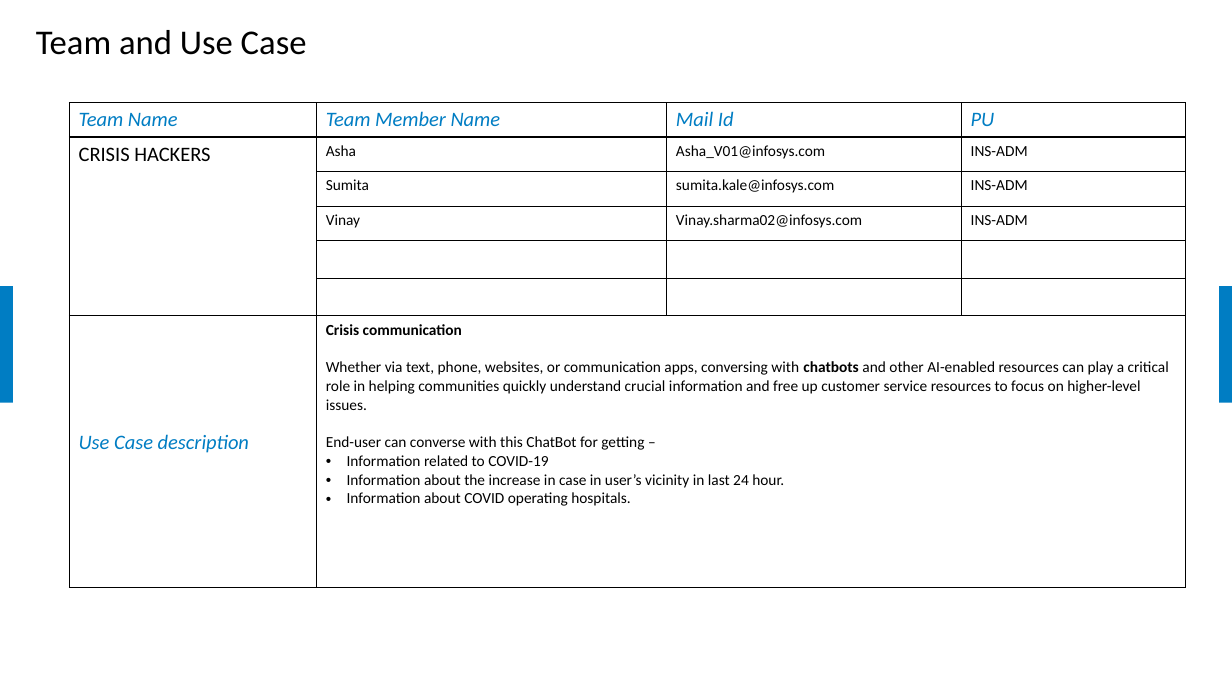
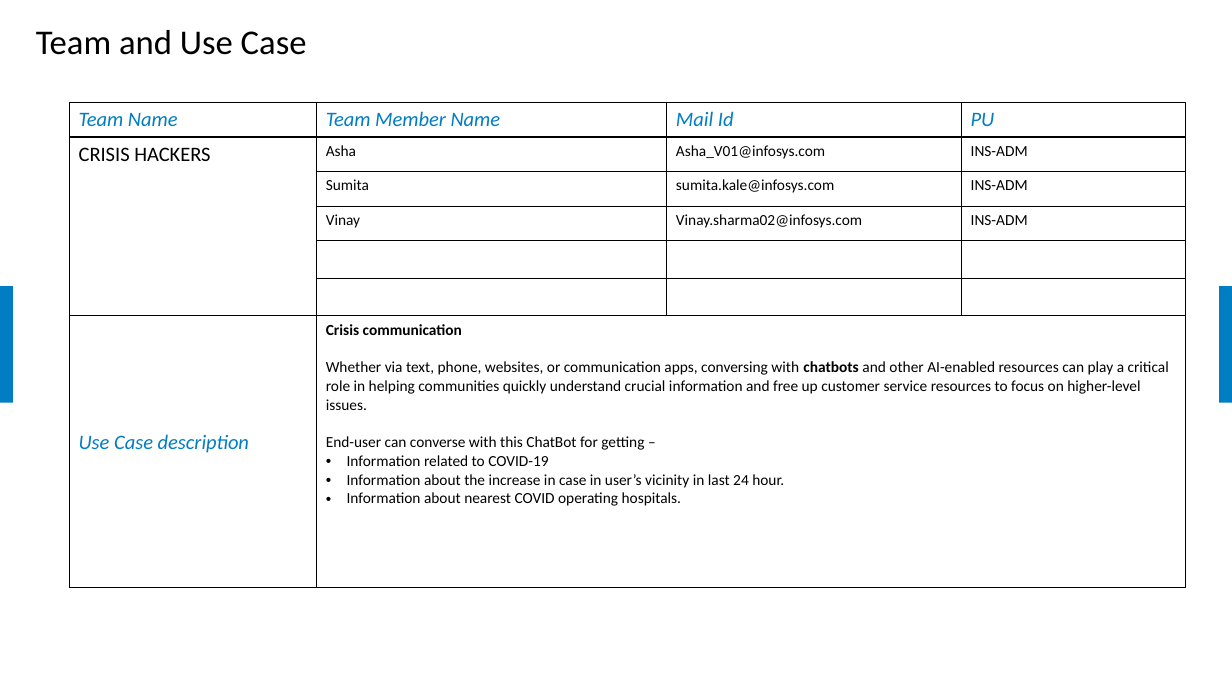
Before and after one commit to vs28031996/HackIt, a slide deck: slide 2 of Presentation/OpenHackwithIBM_Solution_v3.pptx. Drawn at 1232x693 pixels with LibreOffice and Linux fonts; fonts in the diff are those of the drawing; background and template pictures are left out. Boxes give left, top, right and bottom in pixels: in the first picture for what was removed or moved away, otherwise in the second. Text is boxed around its words. In the diff, an @@ line names an element or a change of style, - is before the commit and + after.

```diff
--- a/Presentation/OpenHackwithIBM_Solution_v3.pptx
+++ b/Presentation/OpenHackwithIBM_Solution_v3.pptx
@@ table at [69,103,1187,586] @@
-row 7, column 2: Crisis communication / Whether via text, phone, websites, or communication apps, conversing with chatbots and other AI-enabled resources can play a critical role in helping communities quickly understand crucial information and free up customer service resources to focus on higher-level issues. / End-user can converse with this ChatBot for getting – / Information related to COVID-19 / Information about the increase in case in user’s vicinity in last 24 hour. / Information about COVID operating hospitals.
+row 7, column 2: Crisis communication / Whether via text, phone, websites, or communication apps, conversing with chatbots and other AI-enabled resources can play a critical role in helping communities quickly understand crucial information and free up customer service resources to focus on higher-level issues. / End-user can converse with this ChatBot for getting – / Information related to COVID-19 / Information about the increase in case in user’s vicinity in last 24 hour. / Information about nearest COVID operating hospitals.
```
Also in this commit, not shown: 1 other slide changed.
